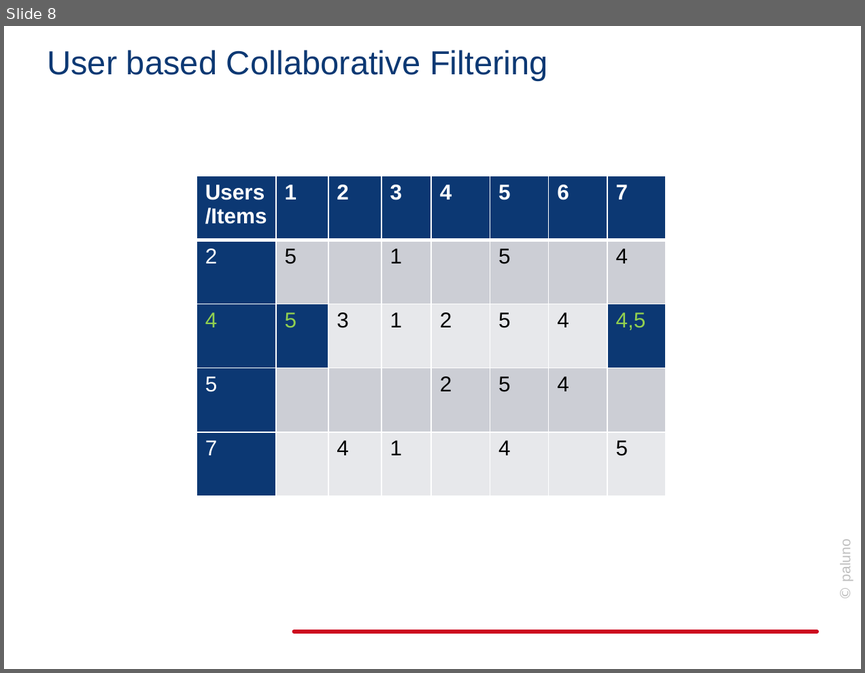
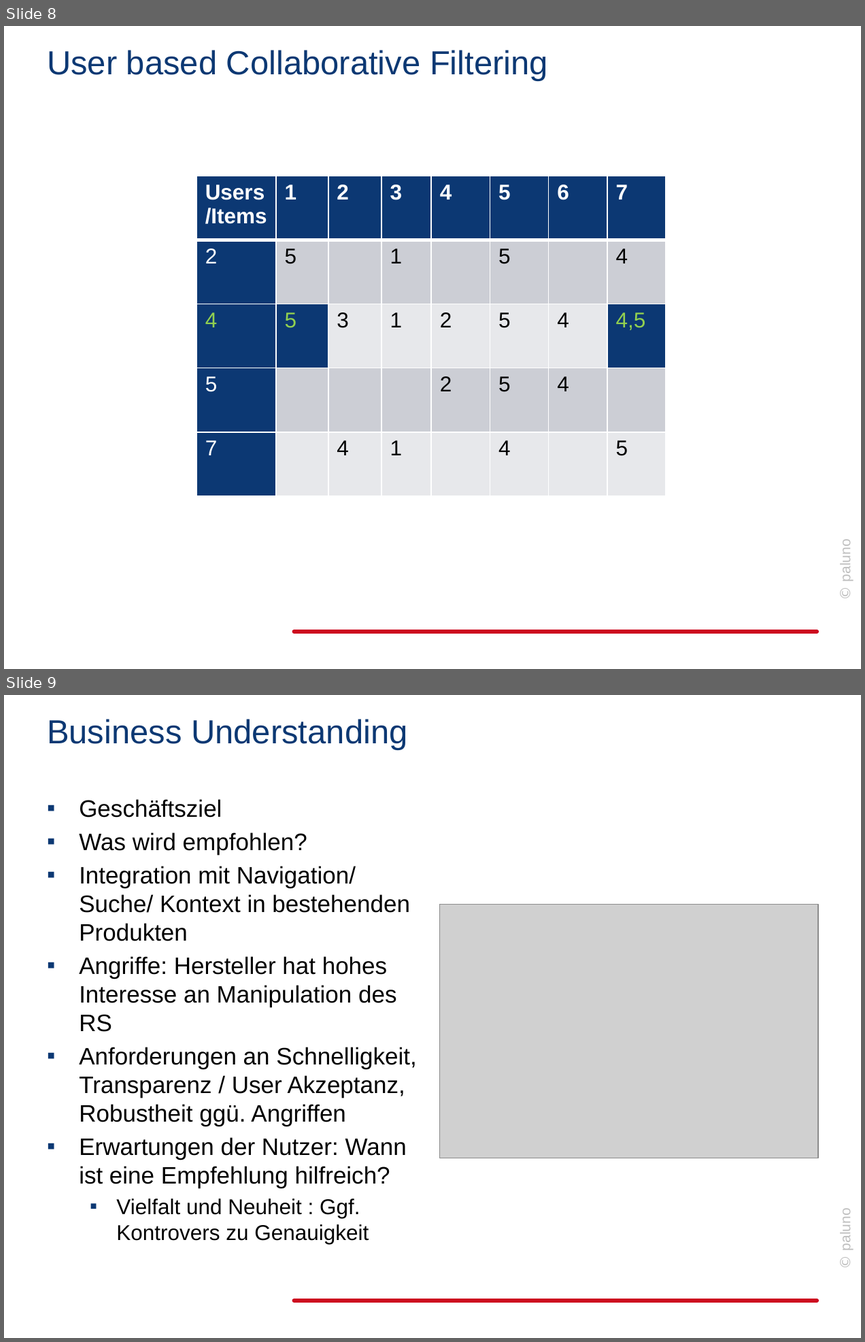
Before and after one commit to jabuettner/citavi, a slide deck: Diss (repo)/Recommender.pptx. Shown one above the other, each under a label of ours: slide 8 before the commit, slides 8 and 9 after it. The pictures are 865x673 and 865x1342 pixels, drawn with LibreOffice and Linux fonts; fonts in the diff are those of the drawing; grey boxes stand for pictures; background and template pictures are left out. Boxes give left, top, right and bottom in pixels: in the first picture for what was removed or moved away, otherwise in the second. Text is boxed around its words. In the diff, an @@ line names an element or a change of style, - is before the commit and + after.

```diff
--- a/Diss (repo)/Recommender.pptx
+++ b/Diss (repo)/Recommender.pptx
@@ slide 9 added at (4, 695, 861, 1338), background #FFFFFF; not listed: 2 template elements that a slide beside it also shows @@
@@ title added at (47, 719, 407, 750), 28 pt, text #0C3873 @@
+Business Understanding
@@ text added at (79, 799, 416, 1188), 20 pt, text #000000 @@
+▪ Geschäftsziel
+▪ Was wird empfohlen?
+▪ Integration mit Navigation/ Suche/ Kontext in bestehenden Produkten
+▪ Angriffe: Hersteller hat hohes Interesse an Manipulation des RS
+▪ Anforderungen an Schnelligkeit, Transparenz / User Akzeptanz, Robustheit ggü. Angriffen
+▪ Erwartungen der Nutzer: Wann ist eine Empfehlung hilfreich?
+  ▪ Vielfalt und Neuheit : Ggf. Kontrovers zu Genauigkeit
@@ picture added at (439, 904, 818, 1157) @@
```
Also in this commit, not shown: 5 slides changed, 11 other slides added, 11 slides removed, 5 other files.
